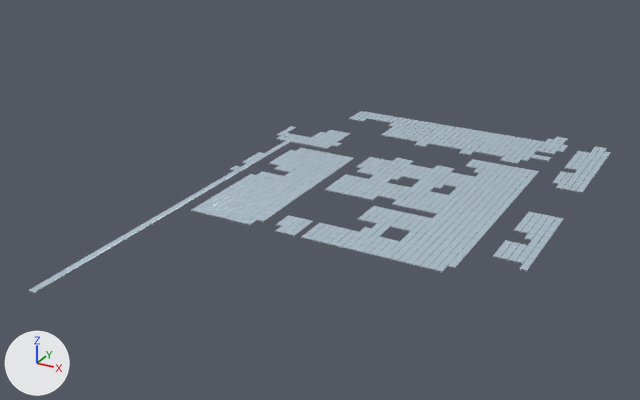
A saved change to the FBX model SourceAssets/MPR/reference_v4/architecture/SM_MPR4_SolarBank_01_1.fbx.
The view is the same before and after, from a 50 mm lens placed at (106.6, -98.6, 71.5), pointed at (43.4, 16.3, 14.1). The axes (+X, +Y, +Z) are drawn at lower left. The lights are the same throughout. The older version comes first.

Names of what the first picture shows: 'SM_MPR4_SolarBank_01_1'.
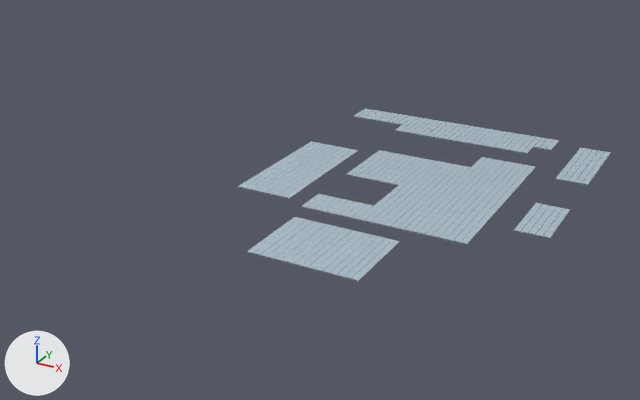
Where the change shows, as pixel boxes [x1, y1, x2, y2] in the pictures (640 x 400 px):
'SM_MPR4_SolarBank_01_1', reshaped (36% narrower): before [28, 111, 611, 294]; after [238, 109, 611, 282]
part 1 of me_sm_mpr4_solarbank_01_1, deleted: before [28, 111, 607, 294]
part 2 of me_sm_mpr4_solarbank_01_1, built on: before [220, 113, 609, 271]; after [238, 109, 609, 282]

Edits to the bpy script that builds the scene:
```text
Change me_sm_mpr4_solarbank_01_1:
    used by ob_sm_mpr4_solarbank_01_1; location = (0.0, 0.0, 0.0)
    remove me_sm_mpr4_solarbank_01_1.from_pydata(...)  # 19652 vertices, 7824 faces; spans x 20.1..79.4, y -27.3..66.2, z 13.4..13.7
    add me_sm_mpr4_solarbank_01_1.from_pydata(...)  # 15880 vertices, 6210 faces; spans x 28.0..79.4, y -3.9..64.3, z 13.4..13.7
    me_sm_mpr4_solarbank_01_1 part 1: 2064 loose pieces with 11712 vertices, spanning x 20.1..79.4, y -27.3..66.2, z 13.4..13.7, are deleted
    me_sm_mpr4_solarbank_01_1 part 2: 281 vertices moved within x 28.0..79.4, y 3.9..64.3, z 13.6..13.7; 1533 vertices removed from x 28.0..79.4, y 3.9..66.2, z 13.4..13.7; 9473 vertices added at x 28.0..79.4, y -3.9..64.3, z 13.4..13.7
    other edits to the shape of me_sm_mpr4_solarbank_01_1 do not show in these pictures
```
